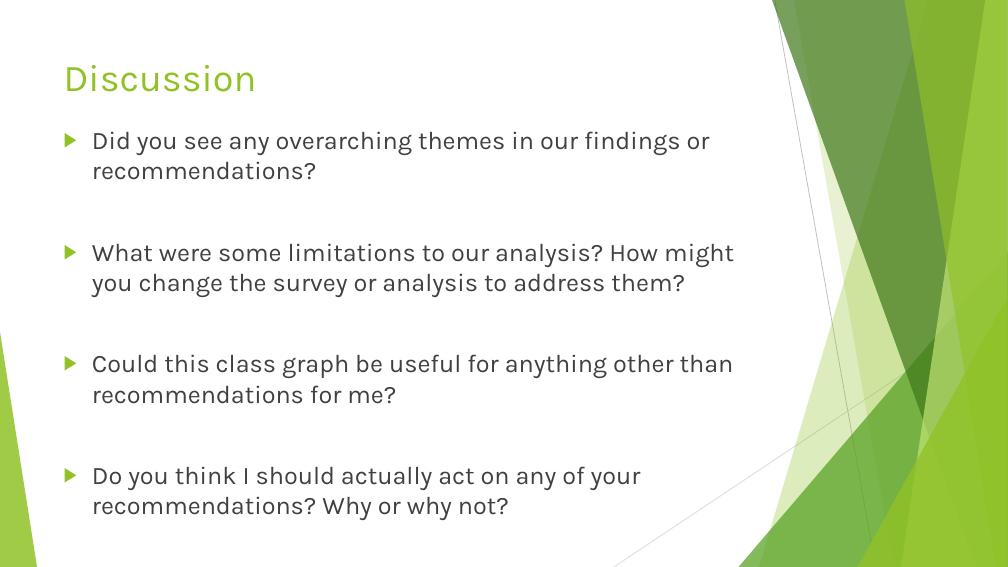
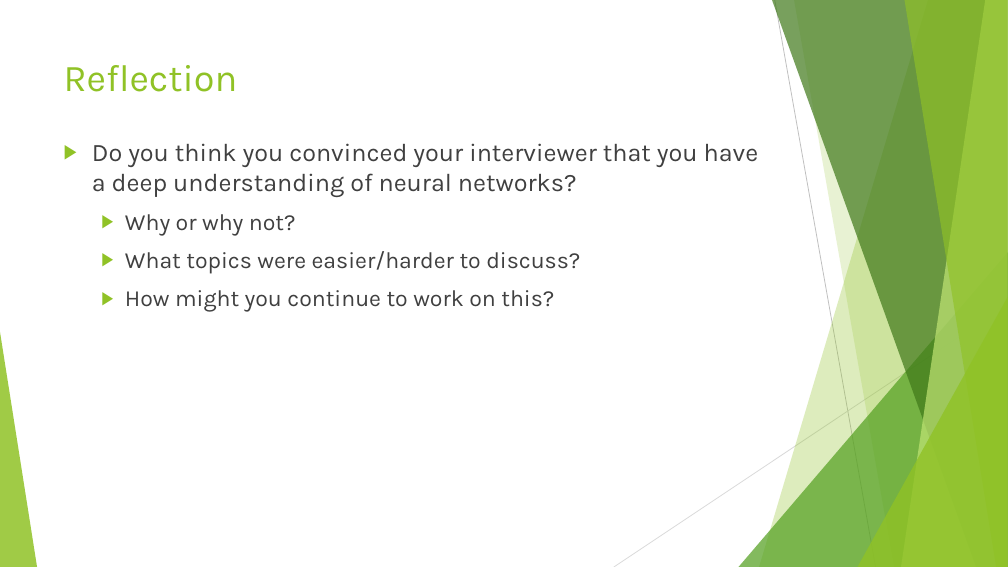
Before and after one commit to DavidBraslow/Neural-Network-Interviews, a slide deck: slide 12 of Neural Network Interviews Slides v2.pptx (slide 10 before the commit). Drawn at 1008x567 pixels with LibreOffice and Linux fonts; fonts in the diff are those of the drawing. Boxes give left, top, right and bottom in pixels: in the first picture for what was removed or moved away, otherwise in the second. Text is boxed around its words. In the diff, an @@ line names an element or a change of style, - is before the commit and + after.

```diff
--- a/Neural Network Interviews Slides v2.pptx
+++ b/Neural Network Interviews Slides v2.pptx
@@ title at bbox=[64, 65, 238, 92]: text changed @@
-Discussion
+Reflection
@@ text at bbox=[92, 143, 759, 312]: text changed @@
-▶ Did you see any overarching themes in our findings or recommendations?
-▶ What were some limitations to our analysis? How might you change the survey or analysis to address them?
-▶ Could this class graph be useful for anything other than recommendations for me?
-▶ Do you think I should actually act on any of your recommendations? Why or why not?
+▶ Do you think you convinced your interviewer that you have a deep understanding of neural networks?
+  ▶ Why or why not?
+  ▶ What topics were easier/harder to discuss?
+  ▶ How might you continue to work on this?
```
Also in this commit, not shown: 4 other slides changed, 6 slides added, 3 slides removed, 2 other files.
